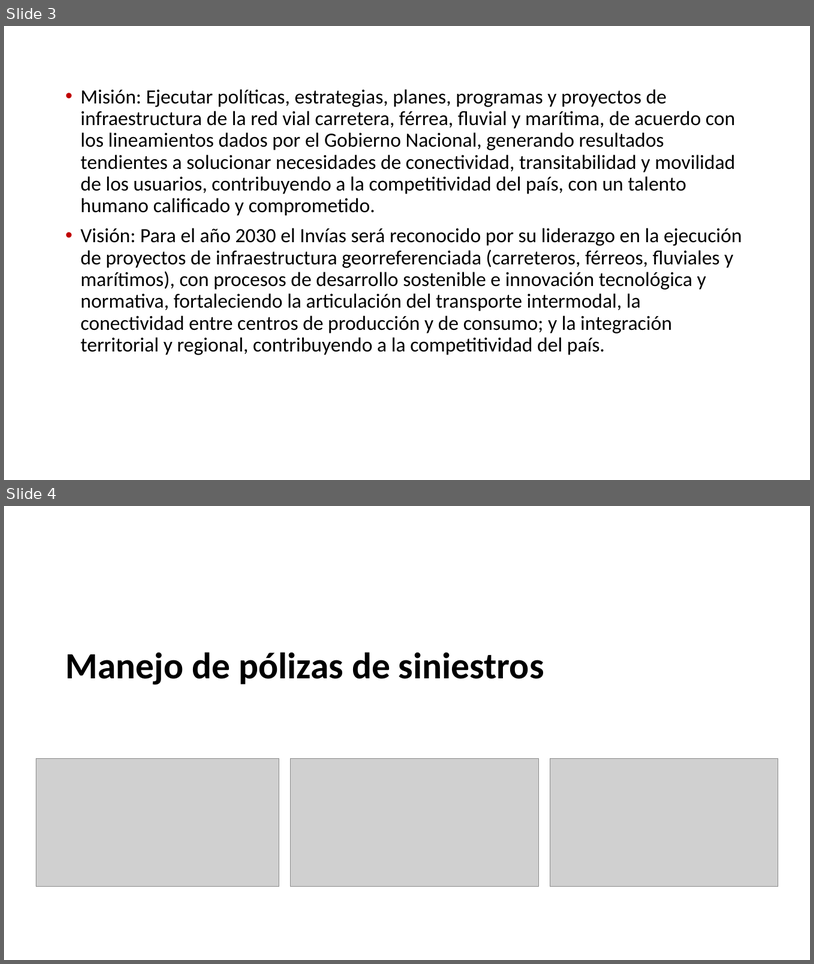
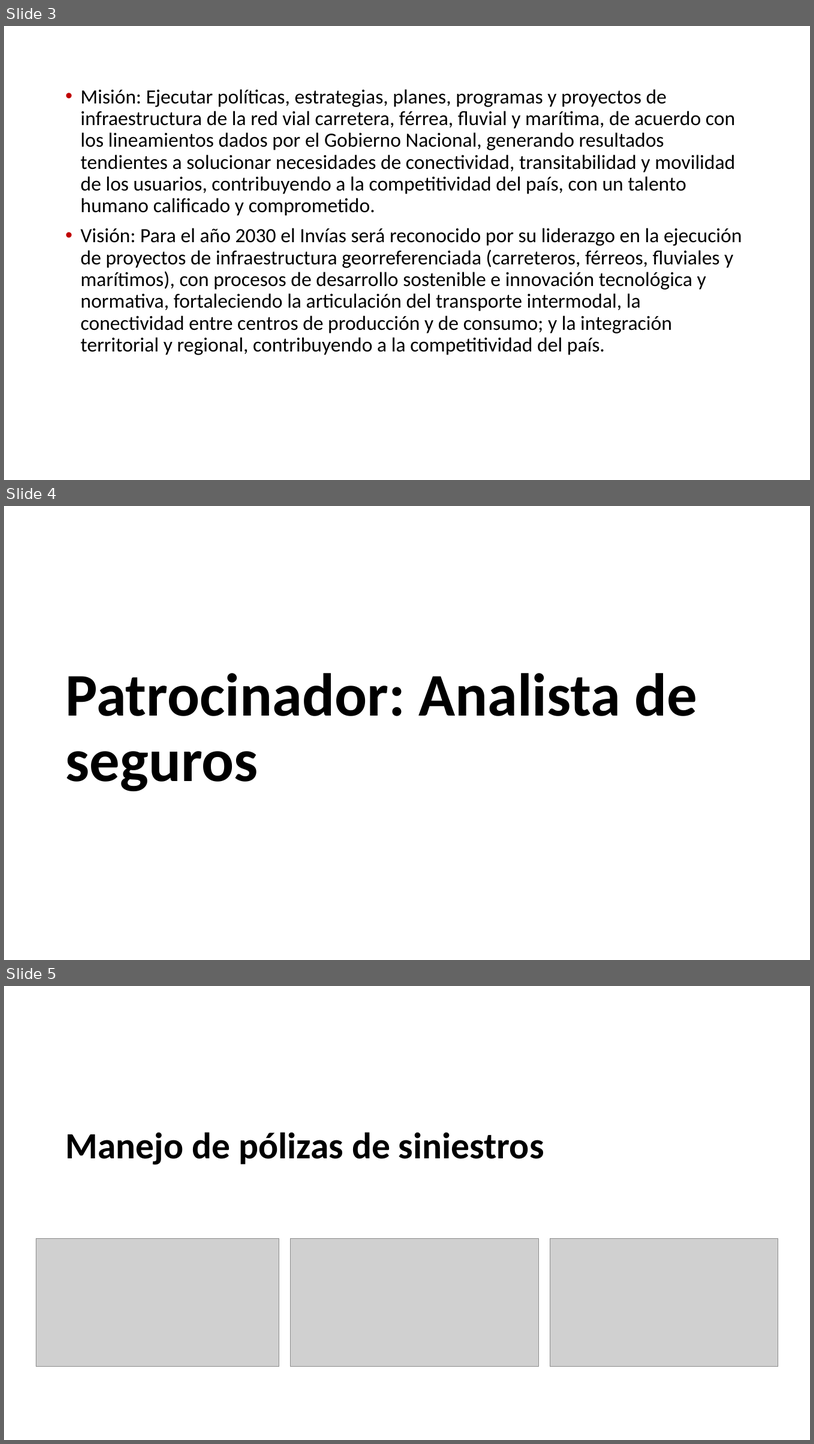
Before and after one commit to AndresFelipeGualdron/AUPN, a slide deck: AUPN.pptx. Shown one above the other, each under a label of ours: slides 3 and 4 before the commit, slides 3, 4 and 5 after it. The pictures are 814x964 and 814x1444 pixels, drawn with LibreOffice and Linux fonts; fonts in the diff are those of the drawing; grey boxes stand for pictures; background and template pictures are left out. Boxes give left, top, right and bottom in pixels: in the first picture for what was removed or moved away, otherwise in the second. Text is boxed around its words. In the diff, an @@ line names an element or a change of style, - is before the commit and + after.

Commit message:
gin

```diff
--- a/AUPN.pptx
+++ b/AUPN.pptx
@@ slide 4 added at (4,506,810,960), background picture (left out) @@
@@ title added at (65,673,698,791), 72 pt, text #000000, bold @@
+Patrocinador: Analista de seguros
@@ what was slide 4 is now slide 5 @@
```
Also in this commit, not shown: 1 slide changed.
